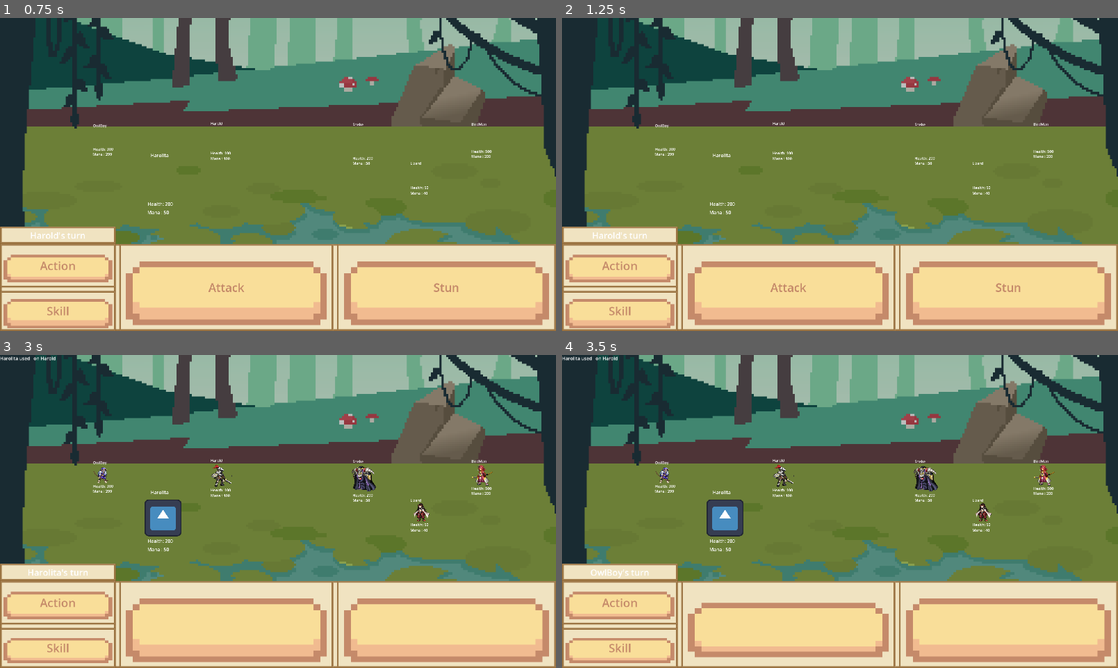
Above: before the commit, frames 1-4 (two rows, left to right).
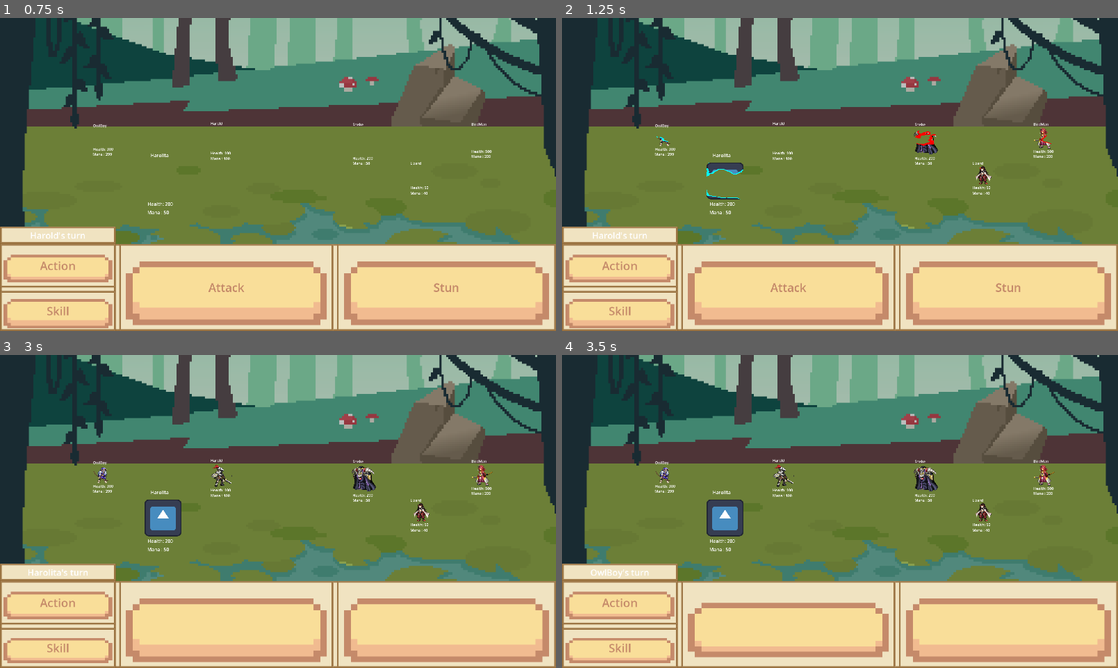
Above: after the commit, the same moments.

Repository: NxKuma/ISCS_RPG
Game: Godot game, scene res://Scene/main.tscn
The game is run twice, just before and just after one commit, with the same random seed, the same clock (stepped at 60 frames per second) and the same inputs. The engine's default icon, where the game draws it, is replaced by a stand-in: a white triangle on a blue panel in a dark square.
Inputs (mouse positions are in pixels of both pictures, inside the frame that each line leads up to):
- Up to frame 1 (0.75 s): click "Action" at 0.5 s
- Up to frame 2 (1.25 s): no input
- Up to frame 3 (3 s): click "Skill" at 1.25 s; click (227, 624) at 2.02 s; tap Enter (ui_accept) at 2.75 s; move the mouse to (222, 477) at 2.77 s; click (222, 477) at 2.92 s
- Up to frame 4 (3.5 s): tap Enter (ui_accept) at 3.02 s

Frame 1 is identical in both runs. In frame 2, 0.6% of the frame differs, in the area x 17-88%, y 35-58%; in frame 3, less than 0.1%; in frame 4, less than 0.1%.

Commit message:
Debugging Attack

Diff:
--- a/iscs-rpg/Scene/player.tscn
+++ b/iscs-rpg/Scene/player.tscn
@@ -70,7 +70,7 @@
 }
 tracks/1/type = "value"
 tracks/1/imported = false
-tracks/1/enabled = false
+tracks/1/enabled = true
 tracks/1/path = NodePath(".:scale")
 tracks/1/interp = 1
 tracks/1/loop_wrap = true
--- a/iscs-rpg/Script/Character.gd
+++ b/iscs-rpg/Script/Character.gd
@@ -31,11 +31,14 @@
 		current_shader = blink_shader
 	elif shader_number == 1:
 		current_shader = dissolve_shader
+		noise.set_noise(noise_texture)
+		self.material.set("shader_parameter/Texture2DParameter", noise)
 	elif shader_number == 2:
 		current_shader = outline_shader
-		noise.set_noise(noise_texture)
-		self.material.set("shader_parameter/Texture2DParameter", noise)
-
+		if !stats.inTeam:
+			self.material.set("shader_parameter/ColorParameter",Color.RED)
+		else:
+			self.material.set("shader_parameter/ColorParameter",Color.AQUA)
 	self.material.set_shader(current_shader)
 
 func reset_shader(animation_number: int) -> void:
@@ -65,6 +68,7 @@
 	elif current_shader == blink_shader:
 		self.material.set("shader_parameter/blink_intensity",blink_value)
 
+
 	if self.material.get("shader_parameter/DissolveValue") >= 1:
 		done_animating = true
 	if game_state == 0 and done_animating and !is_dead:
@@ -88,10 +92,6 @@
 		is_hovering = true
 		Input.set_default_cursor_shape(Input.CURSOR_POINTING_HAND)
 		self.material.set("shader_parameter/Width",2)
-		if !stats.inTeam:
-			self.material.set("shader_parameter/ColorParameter",Color.RED)
-		else:
-			self.material.set("shader_parameter/ColorParameter",Color.AQUA)
 
 func _input(event: InputEvent) -> void:
 	if event is InputEventMouseButton and is_hovering and !is_dead:
--- a/iscs-rpg/Script/GameHandler.gd
+++ b/iscs-rpg/Script/GameHandler.gd
@@ -204,7 +204,7 @@
 				current_state = GameState.Execute
 		else:
 			current_state = GameState.SetUp
-	label.text += source.stats.entity_name + " used " +  action + " on " + destination.stats.entity_name + "\n"
+	#label.text += source.stats.entity_name + " used " +  action + " on " + destination.stats.entity_name + "\n"
 #------------------------------------------------------------------------------
 func execute_action(list:Array[Character]) -> void:
 	for l in list:
@@ -212,15 +212,18 @@
 		var skill: Skill
 		var target: Character = action_list[l][1]
 		var action: String = action_list[l][0]
+		print("{} (Who is dead?{}) is attacking {} (Who is dead?{})".format([l.stats.entity_name,l.is_dead,target.stats.entity_name,target.is_dead], "{}"))
 		for s in stats.skill_list:
 			if s.skill_name == action:
 				skill = s
-		if !target.is_dead and !l.stats.is_dead:
+		if !target.is_dead and !l.is_dead:
 			if action == "Attack":
 				target.stats.health = target.stats.take_damage(stats.damage)
 			elif skill.skill_type == "Attack":
 				target.stats.health = target.stats.take_skill_damage(skill)
 			await target.entity_done
+			label.text += l.stats.entity_name + " used " +  action + " on " + target.stats.entity_name + "\n"
+	print("-------------------------------")
 	emit_signal("has_completed_executing")
 
 
Not shown: 13 places in iscs-rpg/Scene/main.tscn that only renumber resources
